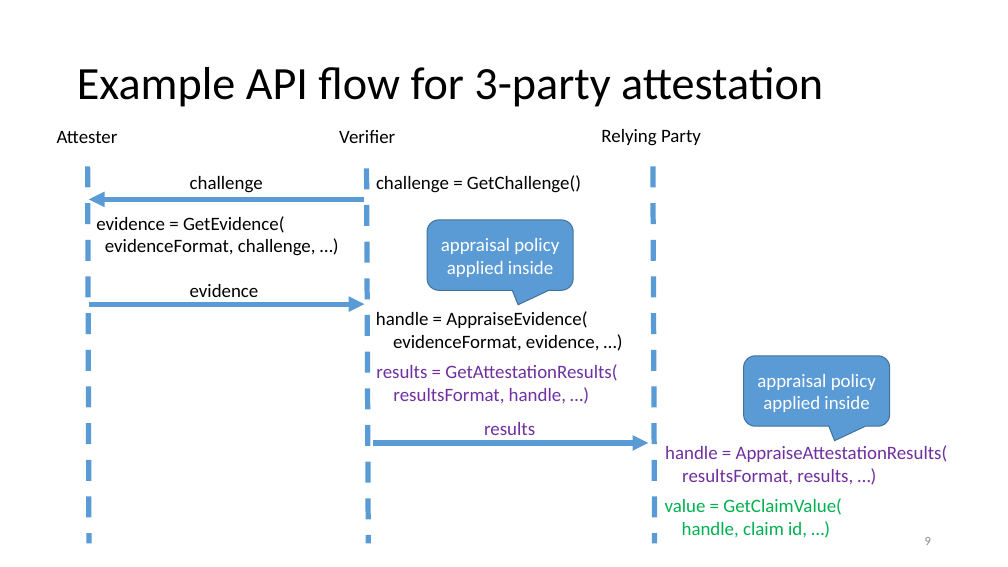
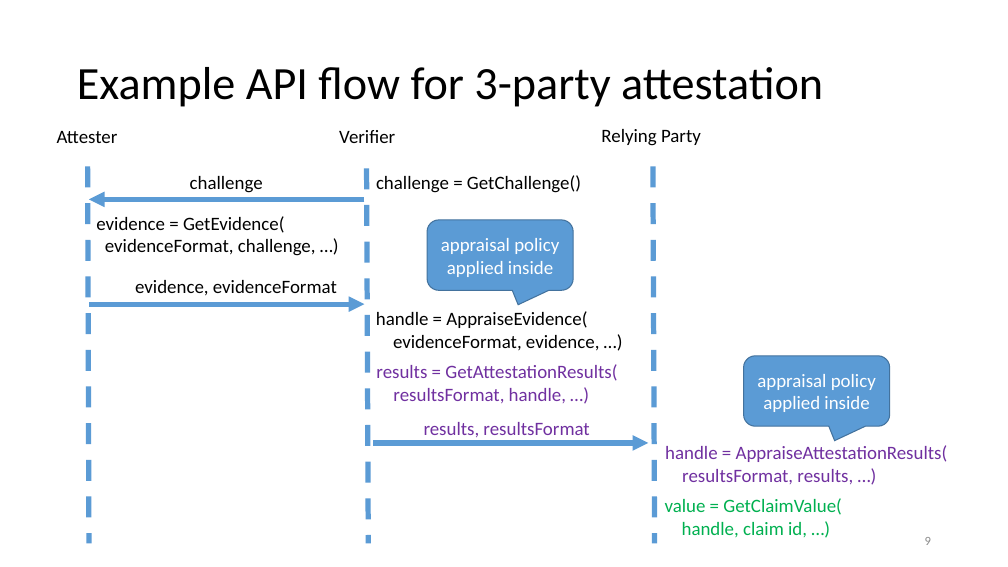
Before and after one commit to openenclave/public-talks, a slide deck: slide 9 of AttestationAbstractAPIs.pptx. Drawn at 1008x567 pixels with LibreOffice and Linux fonts; fonts in the diff are those of the drawing. Boxes give left, top, right and bottom in pixels: in the first picture for what was removed or moved away, otherwise in the second. Text is boxed around its words. In the diff, an @@ line names an element or a change of style, - is before the commit and + after.

Commit message:
Add format to protocol lines per meeting discussion
But keep in mind that the value used in a concrete API may or may
not appear literally

```diff
--- a/AttestationAbstractAPIs.pptx
+++ b/AttestationAbstractAPIs.pptx
@@ text at (135, 280, 337, 296): text changed @@
-evidence
+evidence, evidenceFormat
@@ text at (424, 422, 589, 437): text changed @@
-results
+results, resultsFormat
```
Also in this commit, not shown: 2 other slides changed.
